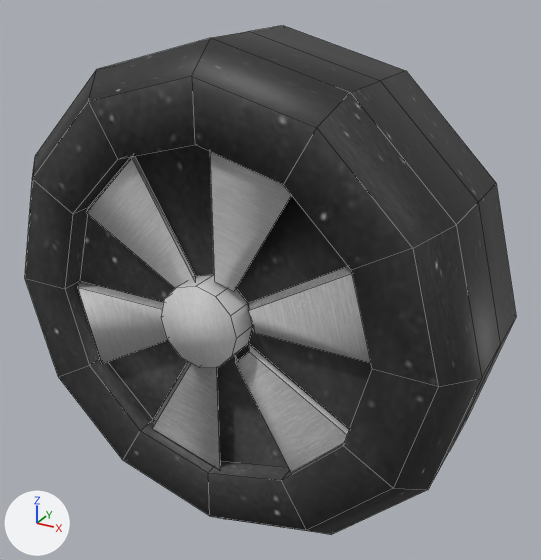
The Blender file working/subahu/Tire/Tire.blend, before and after one commit.
Both versions are drawn from a camera (50 mm lens) standing at (1.428, -2.443, 2.291) and looking at (0.062, 0.041, 1.049). Arrows for +X, +Y and +Z are at lower left; the lights stay in place. Mesh edges are drawn as thin lines.

Objects in the first picture: 'Tire', 'TireWheel'.
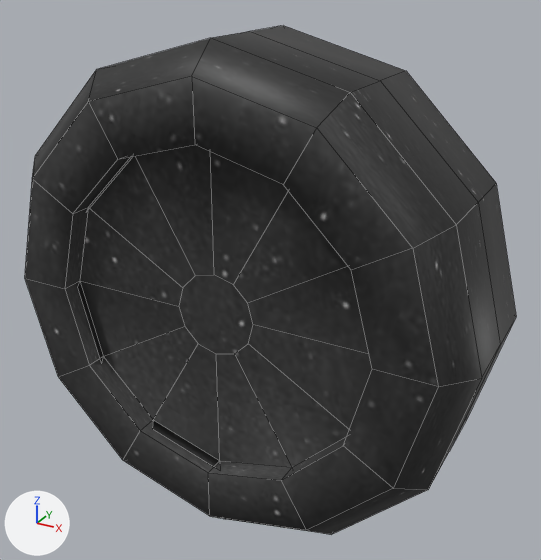
The newer file is also rescaled (x0.749), turned or shifted as a whole; pictures and numbers use the older file's frame.

What differs and where, as boxes (x1, y1, x2, y2) in the pictures (541 x 560 px; the box of a moved part takes in the faces that stretch with it):
'TireWheel', deleted
    before: (78, 152, 371, 472)
part 1 of me_cylinder_001, moved or reshaped
    before: (153, 172, 214, 420)
    after: (80, 152, 288, 460)

The edits, one by one:
me_cylinder_001 has 156 vertices, 134 faces and spans x -1.01..1.01, y -0.38..0.38, z -1.01..1.01.
me_cylinder_001 is used by ob_tire; location (0.0, 0.0, 1.015).
Verts and faces of me_cylinder_001; kept vertices keep their numbers, new ones are numbered from 156.
Before the commit, vertices of me_cylinder_001: 38 (-0.68, -0.29, 0.0) at pixel (79, 280), 39 (-0.59, -0.29, -0.34), 40 (-0.34, -0.29, -0.59) at pixel (153, 419), 41 (0.0, -0.29, -0.68) at pixel (219, 460), 46 (0.34, -0.29, 0.59).
Before the commit, vertices of me_cylinder_001: 47 (0.0, -0.29, 0.68), 50 (-0.17, -0.29, 0.0), 51 (-0.15, -0.29, -0.08), 52 (-0.08, -0.29, -0.15), 53 (0.0, -0.29, -0.17).
Before the commit, vertices of me_cylinder_001: 58 (0.08, -0.29, 0.15), 59 (0.0, -0.29, 0.17) at pixel (213, 274).
Part 1, on me_cylinder_001:
Faces deleted: (46, 58, 59, 47), (40, 52, 53, 41), (38, 50, 51, 39).
New faces: (46, 47, 59, 58), (40, 41, 53, 52), (38, 39, 51, 50).
Object 'TireWheel' (ob_tirewheel) is deleted.
